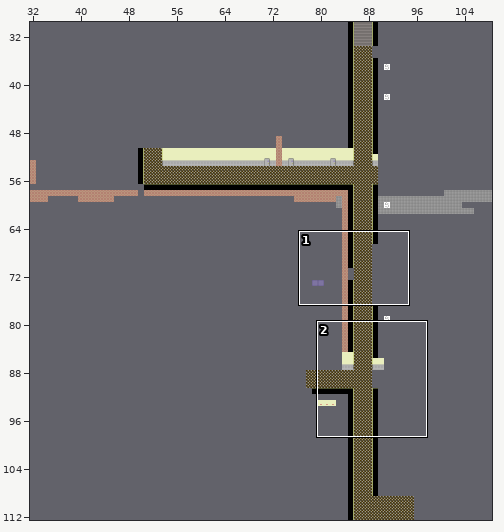
Two versions of a level (Tiled map, res/niv_1.tmx). Above, an overview of the earlier version with the close-up marked.
Close-up. Earlier state:
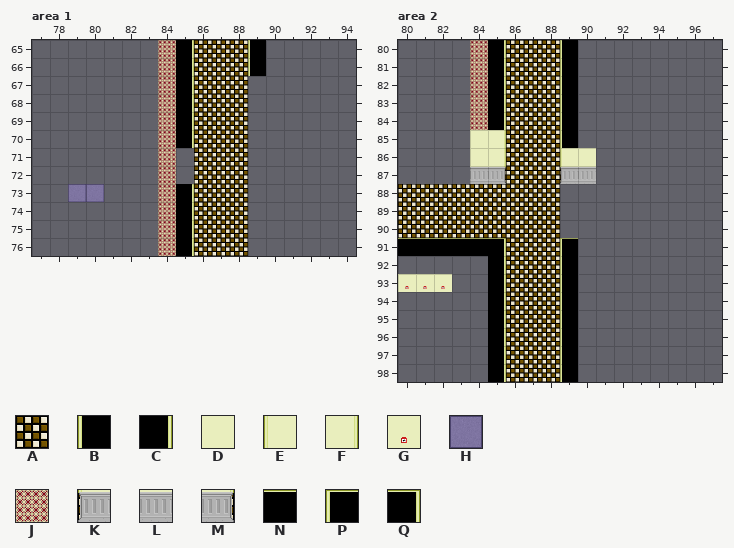
Cells are 32x32 px. Shown: area 1 x 77..94, y 65..76; area 2 x 80..97, y 80..98. The commit also changed other parts of the map, which this record leaves out.
Key: from "jeu de tuiles": A 3, B 5, C 5 flipped left-right, D 24, E 25, F 25 flipped left-right, G 26, H 27, J 28, K 42, L 43, M 44, N 66, P 67, Q 67 flipped left-right.
_ is an empty cell.
Layer "Calque de Tuiles 1" before, area 1, first column x 77:
65 _______JCAAAB_____
66 _______JCAAAB_____
67 _______JCAAA______
68 _______JCAAA______
69 _______JCAAA______
70 _______JCAAA______
71 _______J_AAA______
72 _______J_AAA______
73 __HH___JCAAA______
74 _______JCAAA______
75 _______JCAAA______
76 _______JCAAA______
Layer "Calque de Tuiles 1" before, area 2, first column x 80:
80 ____JCAAAB________
81 ____JCAAAB________
82 ____JCAAAB________
83 ____JCAAAB________
84 ____JCAAAB________
85 ____DFAAAB________
86 ____DFAAAED_______
87 ____LMAAAKL_______
88 AAAAAAAAA_________
89 AAAAAAAAA_________
90 AAAAAAAAA_________
91 NNNNNQAAAP________
92 _____CAAAB________
93 GGG__CAAAB________
94 _____CAAAB________
95 _____CAAAB________
96 _____CAAAB________
97 _____CAAAB________
98 _____CAAAB________
New version:
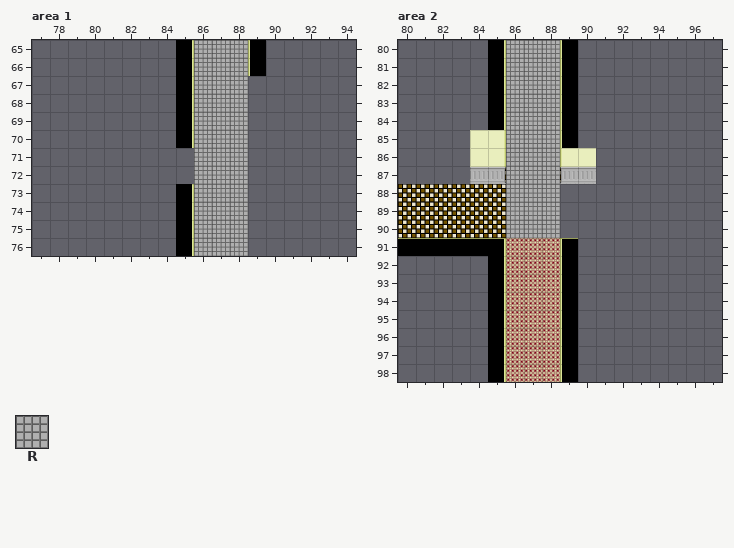
Further tiles: from "jeu de tuiles": R 22.
Diff:
Layer "Calque de Tuiles 1", area 1:
The edit turns tile A into tile R in rows 65 to 76 at x 86 to 88.
Tile H is gone in row 73 at x 79 to 80.
Tile J is gone in rows 65 to 76 at x 84.
Layer "Calque de Tuiles 1", area 2:
The edit turns tile A into tile J in rows 91 to 98 at x 86 to 88.
The edit turns tile A into tile R in rows 80 to 90 at x 86 to 88.
Tile G is gone in row 93 at x 80 to 82.
Tile J is gone in rows 80 to 84 at x 84.
Boxes around the changes in both close-ups, in picture pixels (x1, y1, x2, y2):
removed: (158, 40, 176, 256)
changed: (194, 40, 248, 256)
removed: (68, 184, 104, 202)
removed: (470, 40, 488, 130)
changed: (506, 40, 560, 382)
removed: (398, 274, 452, 292)
